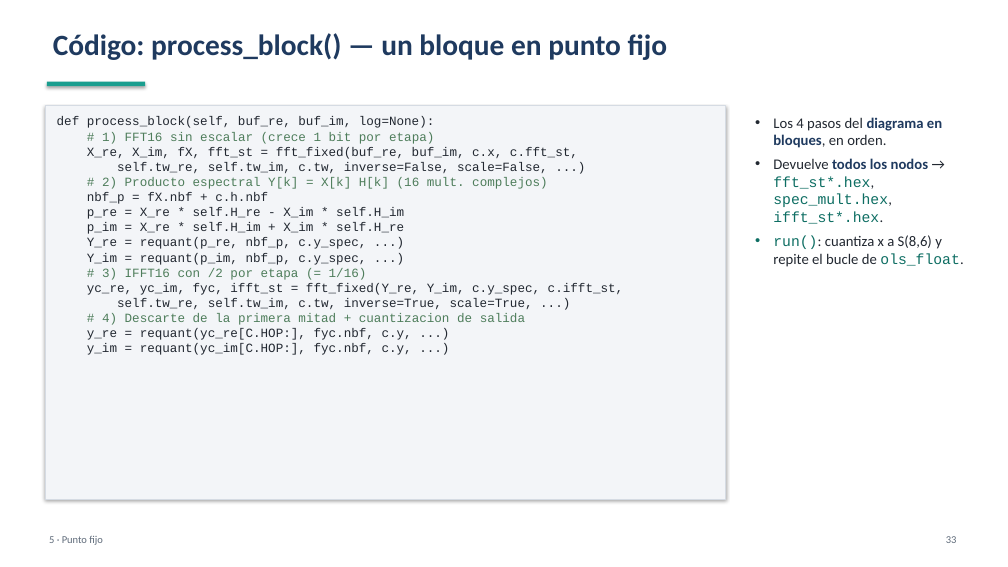
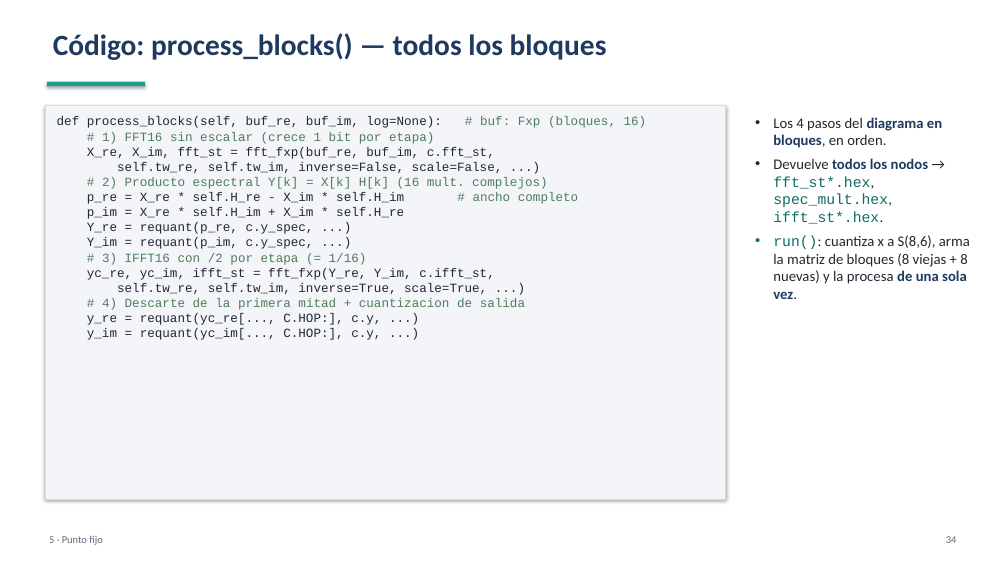
Before and after one commit to GarciaBigi/Complex_Digital_Filter, a slide deck: slide 34 of Golden_model/frec_pf/docs/golden_model_resumen.pptx (slide 33 before the commit). Drawn at 1008x567 pixels with LibreOffice and Linux fonts; fonts in the diff are those of the drawing. Boxes give left, top, right and bottom in pixels: in the first picture for what was removed or moved away, otherwise in the second. Text is boxed around its words. In the diff, an @@ line names an element or a change of style, - is before the commit and + after.

```diff
--- a/Golden_model/frec_pf/docs/golden_model_resumen.pptx
+++ b/Golden_model/frec_pf/docs/golden_model_resumen.pptx
@@ text at box(53, 33, 607, 60): text changed @@
-Código: process_block() — un bloque en punto fijo
+Código: process_blocks() — todos los bloques
@@ text in rectangle at box(57, 116, 647, 128): text changed @@
-def process_block(self, buf_re, buf_im, log=None):
+def process_blocks(self, buf_re, buf_im, log=None): # buf: Fxp (bloques, 16)
@@ text in rectangle at box(87, 147, 503, 173): text changed @@
-X_re, X_im, fX, fft_st = fft_fixed(buf_re, buf_im, c.x, c.fft_st,
-self.tw_re, self.tw_im, c.tw, inverse=False, scale=False, ...)
+X_re, X_im, fft_st = fft_fxp(buf_re, buf_im, c.fft_st,
+self.tw_re, self.tw_im, inverse=False, scale=False, ...)
@@ text in rectangle at box(87, 192, 578, 204): text changed @@
-nbf_p = fX.nbf + c.h.nbf
-p_re = X_re * self.H_re - X_im * self.H_im
+p_re = X_re * self.H_re - X_im * self.H_im # ancho completo
@@ text in rectangle at box(87, 222, 314, 249): text changed @@
-Y_re = requant(p_re, nbf_p, c.y_spec, ...)
-Y_im = requant(p_im, nbf_p, c.y_spec, ...)
+Y_re = requant(p_re, c.y_spec, ...)
+Y_im = requant(p_im, c.y_spec, ...)
@@ text at box(773, 235, 970, 299): text changed @@
-• run(): cuantiza x a S(8,6) y repite el bucle de ols_float.
+• run(): cuantiza x a S(8,6), arma la matriz de bloques (8 viejas + 8 nuevas) y la procesa de una sola vez.
@@ text in rectangle at box(87, 268, 495, 294): text changed @@
-yc_re, yc_im, fyc, ifft_st = fft_fixed(Y_re, Y_im, c.y_spec, c.ifft_st,
-self.tw_re, self.tw_im, c.tw, inverse=True, scale=True, ...)
+yc_re, yc_im, ifft_st = fft_fxp(Y_re, Y_im, c.ifft_st,
+self.tw_re, self.tw_im, inverse=True, scale=True, ...)
@@ text in rectangle at box(87, 313, 381, 340): text changed @@
-y_re = requant(yc_re[C.HOP:], fyc.nbf, c.y, ...)
-y_im = requant(yc_im[C.HOP:], fyc.nbf, c.y, ...)
+y_re = requant(yc_re[..., C.HOP:], c.y, ...)
+y_im = requant(yc_im[..., C.HOP:], c.y, ...)
@@ text at box(946, 536, 957, 543): text changed @@
-33
+34
```
Also in this commit, not shown: 18 other slides changed, 1 slide added, 7 other files.
